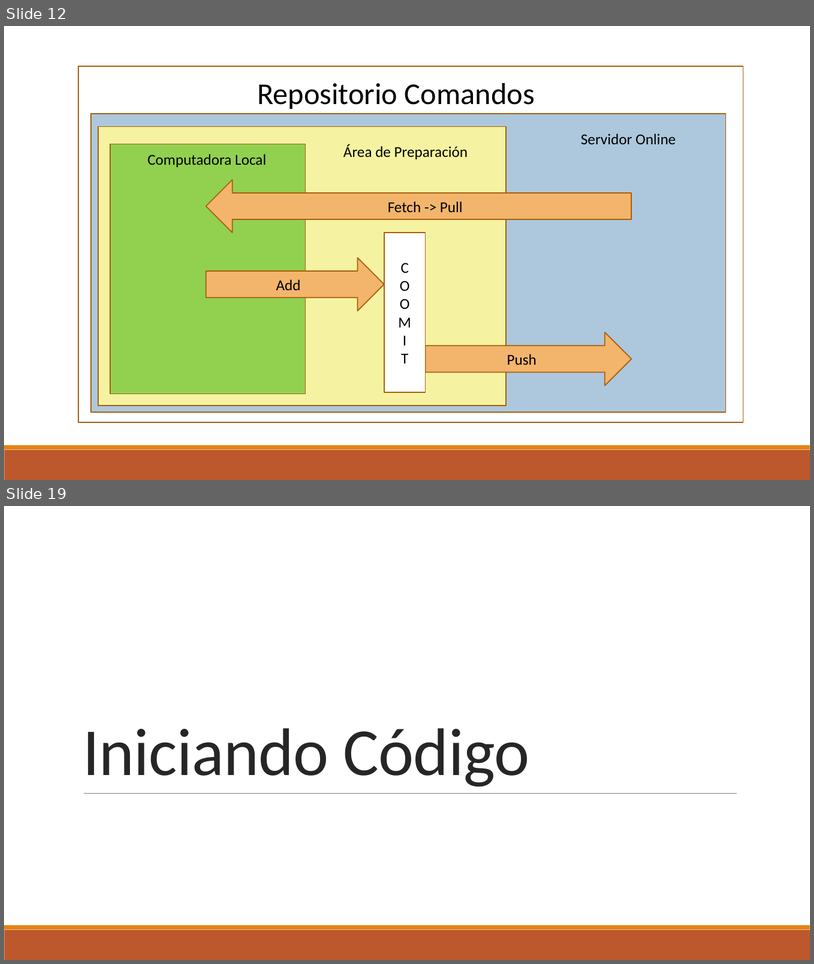
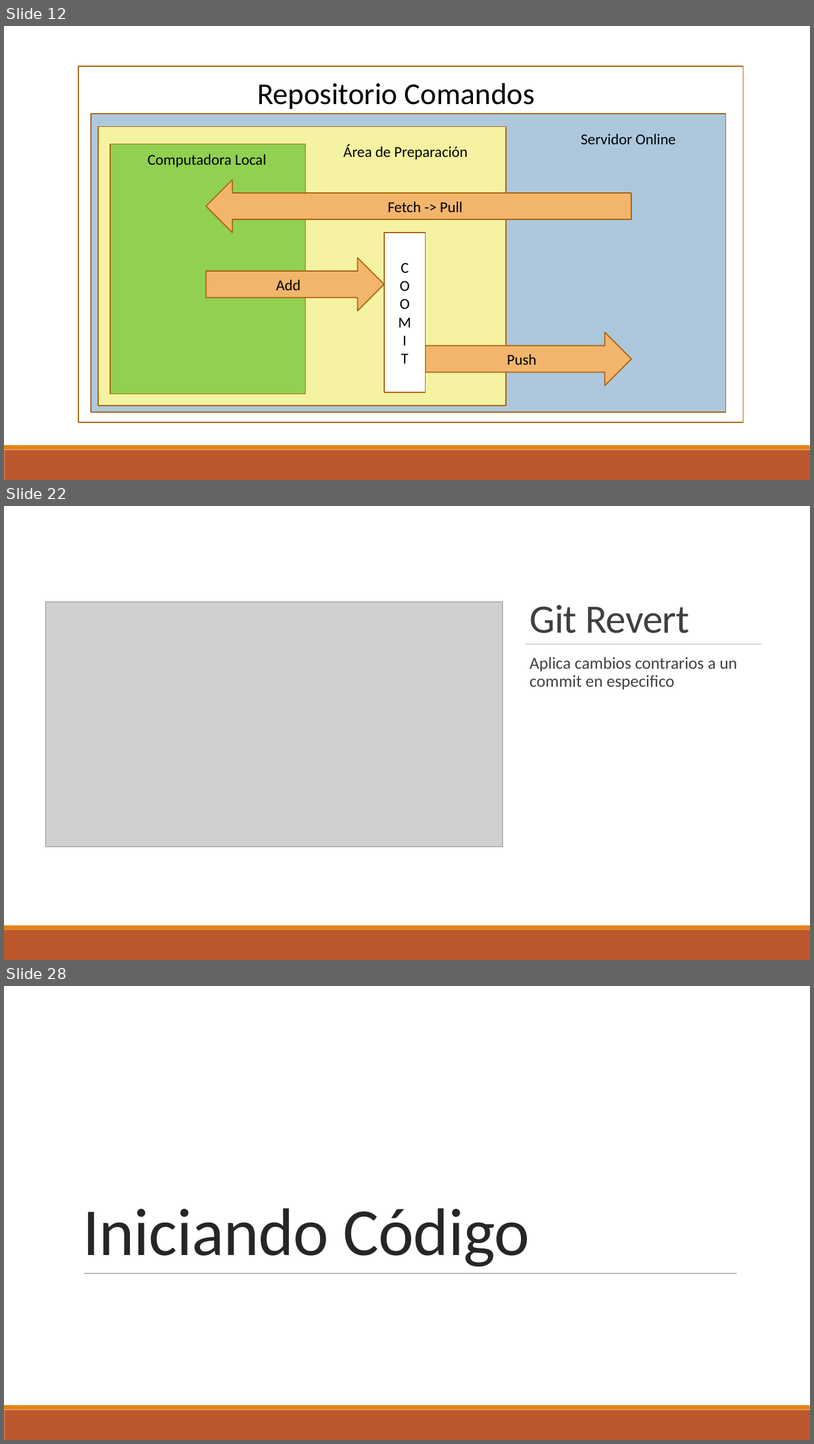
Before and after one commit to DuckHunter213/TutorialGit, a slide deck: Git.pptx. Shown one above the other, each under a label of ours: slides 12 and 19 before the commit, slides 12, 22 and 28 after it; the slides between them are not shown. The pictures are 814x964 and 814x1444 pixels, drawn with LibreOffice and Linux fonts; fonts in the diff are those of the drawing; grey boxes stand for pictures; background and template pictures are left out. Boxes give left, top, right and bottom in pixels: in the first picture for what was removed or moved away, otherwise in the second. Text is boxed around its words. In the diff, an @@ line names an element or a change of style, - is before the commit and + after.

Commit message:
Cambios para la presentación del Viernes

```diff
--- a/Git.pptx
+++ b/Git.pptx
@@ slide 22 added at (x1=4, y1=506, x2=810, y2=960), background #FFFFFF @@
@@ rectangle added at (x1=4, y1=506, x2=810, y2=925), fill #FFFFFF @@
@@ picture added at (x1=46, y1=602, x2=503, y2=847) @@
@@ title added at (x1=530, y1=605, x2=690, y2=633), 48 pt, text #404040 @@
+Git Revert
@@ line added from (526, 644) to (762, 644), #808080 0.5 pt @@
@@ text added at (x1=530, y1=657, x2=737, y2=690), 20 pt, text #404040 @@
+  Aplica cambios contrarios a un commit en especifico
@@ rectangle added at (x1=4, y1=925, x2=810, y2=930), fill #E48312 @@
@@ rectangle added at (x1=4, y1=930, x2=810, y2=960), fill #BD582C @@
@@ what was slide 19 is now slide 28 @@
```
Also in this commit, not shown: 14 other slides added, 2 slides removed.
